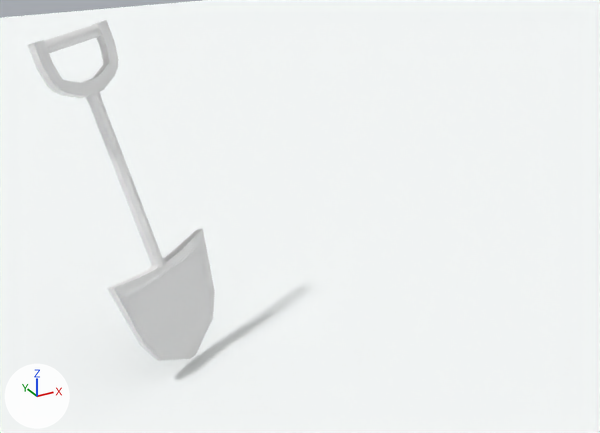
What one commit did to the Blender file Blender/PO Models/Treacherous Treasure Trot/Shovel/Shovel_Model.blend.
Both versions are drawn from a 50 mm camera at (-6.17, -6.39, 6.49) aimed at (-1.55, 2.01, 2.3). The axes (+X, +Y, +Z) are drawn at lower left. The lights are the same throughout.

The older version as bpy lines, for what is in view:
```python
me_cube = bpy.data.meshes.new('Cube')
me_cube.from_pydata(...)  # 844 vertices, 838 faces; spans x -1.28..1.28, y -1.0..5.64, z -0.15..0.15
me_cube.polygons.foreach_set('use_smooth', [True] * 838)
me_cube.materials.append(mat_material)  # its picture is missing
me_plane = bpy.data.meshes.new('Plane')
me_plane.from_pydata([(-1.0, -1.0, 0.0), (1.0, -1.0, 0.0), (-1.0, 1.0, 0.0), (1.0, 1.0, 0.0)], [], [(0, 1, 3, 2)])
me_plane.materials.append(mat_material_001)  # white #fcffff
ob_cube = bpy.data.objects.new('Cube', me_cube)
ob_cube.location = (-2.89, 3.05, 0.76)
ob_cube.rotation_euler = (1.252, -0.0694, 0.498)  # degrees (72, -4, 29)
ob_cube.scale = (0.693, 0.693, 0.693)
ob_plane = bpy.data.objects.new('Plane', me_plane)
ob_plane.location = (0.0, 0.0, 0.0)
ob_plane.scale = (31.3, 31.3, 31.3)
```
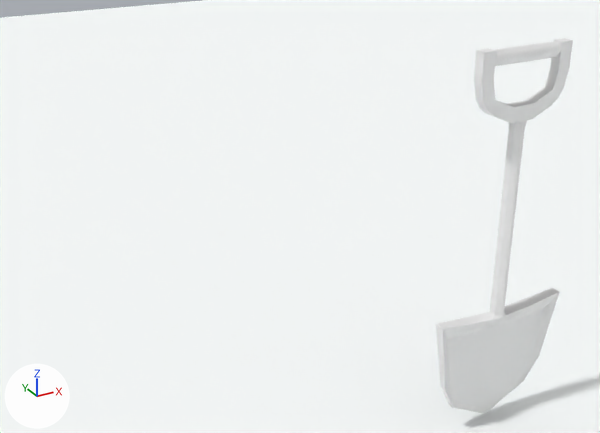
Changed parts and their boxes (x1, y1, x2, y2) in the pictures (600 x 433 px):
'Cube', moved, turned: before (28, 20, 215, 361); after (436, 38, 573, 413)

Edits to the bpy script that builds the scene:
```text
Change ob_cube:
    ob_cube.location: (-2.89, 3.05, 0.76) -> (0.0, 0.0, 0.76)
    ob_cube.rotation_euler: (1.252, -0.0694, 0.498) -> (1.571, 0.0, 0.0)  # degrees (72, -4, 29) -> degrees (90, 0, 0)
```
